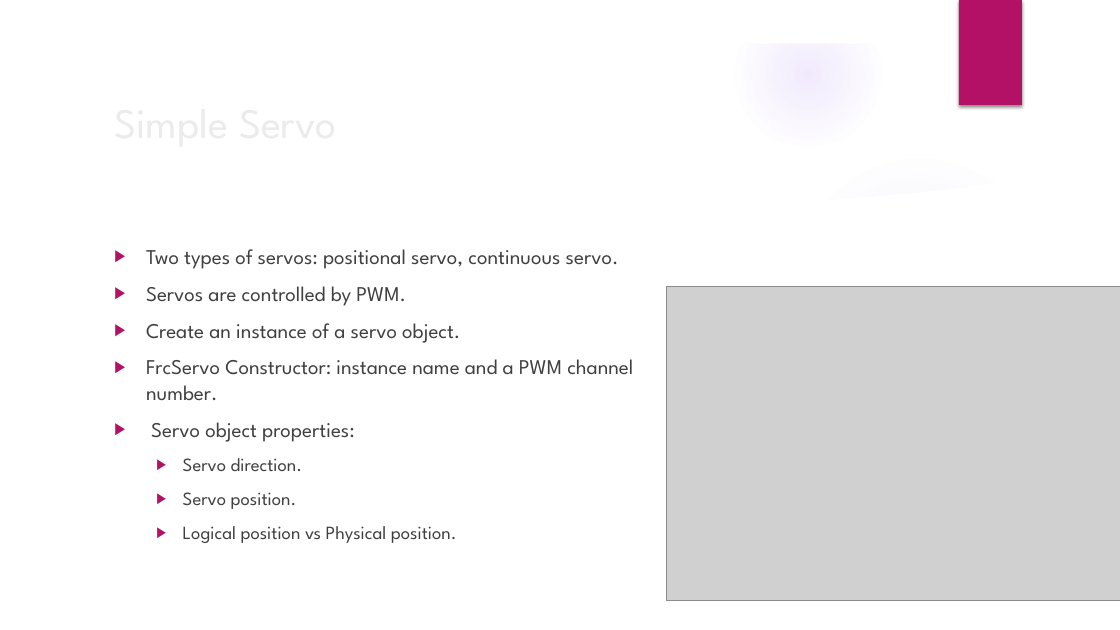
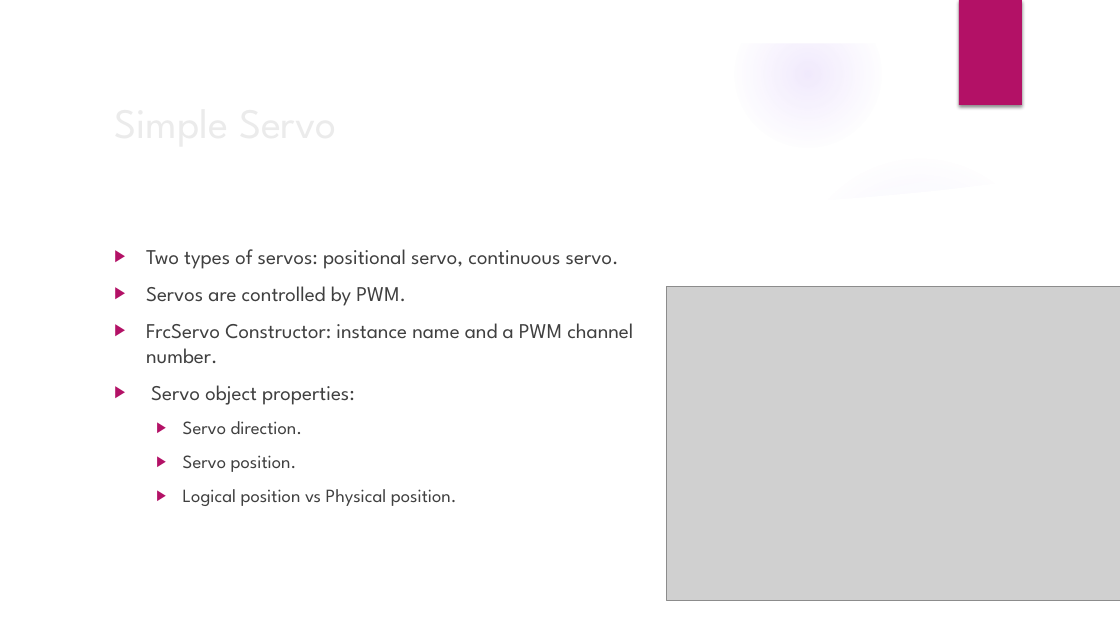
Before and after one commit to trc492/FrcProgrammingClass, a slide deck: slide 3 of Lesson4/AdvancedRoboticsLesson4.pptx. Drawn at 1120x630 pixels with LibreOffice and Linux fonts; fonts in the diff are those of the drawing; grey boxes stand for pictures; background and template pictures are left out. Boxes give left, top, right and bottom in pixels: in the first picture for what was removed or moved away, otherwise in the second. Text is boxed around its words. In the diff, an @@ line names an element or a change of style, - is before the commit and + after.

```diff
--- a/Lesson4/AdvancedRoboticsLesson4.pptx
+++ b/Lesson4/AdvancedRoboticsLesson4.pptx
@@ text at (146, 323, 460, 343): paragraph removed @@
-▶ Create an instance of a servo object.
```
Also in this commit, not shown: 2 other slides changed, 1 other file.
